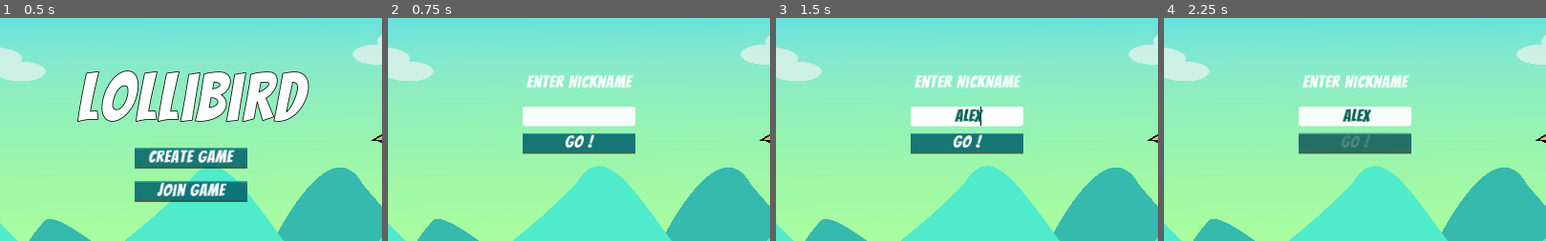
Above: before the commit, frames 1-4 (left to right).
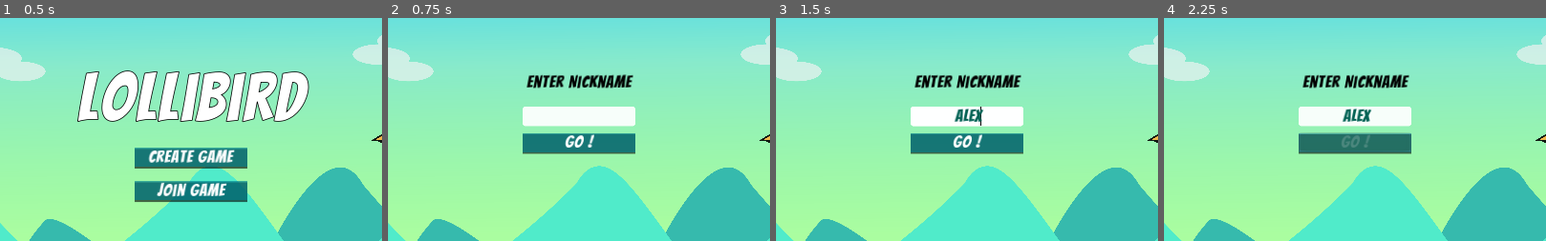
Above: after the commit, the same moments.

Repository: putskan/LolliBird
Game: Godot game, scene res://src/UI/MainMenu.tscn
Same seed, same stepped clock (60 frames per second), same inputs: the game is played once before the commit and once after it.
Inputs (mouse positions are % of the whole screen's width and height, from its top left):
- Up to frame 1 (0.5 s): no input
- Up to frame 2 (0.75 s): click "Create Game" at 0.5 s
- Up to frame 3 (1.5 s): click (50, 47) at 1.27 s; type "Alex" at 1.35 s
- Up to frame 4 (2.25 s): click "Go !" at 2 s
The pictures show only the part of the screen within x 25-75%, y 25-75%; the shares and areas given below are measured in that part.

Frame 1 is identical in both runs. In frame 2, 1.3% of the frame differs, in the area x 36-65%, y 25-32%; in frame 3, 1.3%; in frame 4, 1.3%.

Commit message:
Prettify game & map scenes, fix UI bugs

Diff:
--- a/Game/Client/src/Game/Game.gd
+++ b/Game/Client/src/Game/Game.gd
@@ -1,6 +1,7 @@
 extends MarginContainer
 
 var scoreboard_player_label_name_pattern = 'ScoreboardLabel-%d'
+var small_dynamic_font_res = preload("res://src/UI/themes/main_font_small_size.tres")
 onready var start_round_button_node = find_node('StartRoundButton', true, false)
 onready var map_node = find_node('Map', true, false)
 onready var ui_round_number_node = get_node("VBoxContainer/UIPane/Control/RoundNumber")
@@ -106,6 +107,8 @@
 			for pid in Globals.teams_players[team_name]:
 				var player_name = Globals.teams_players[team_name][pid]['player_name']
 				var player_label = Label.new()
+				var new_dyn_font = small_dynamic_font_res
+				player_label.add_font_override("font", new_dyn_font)
 				player_label.name = scoreboard_player_label_name_pattern % pid
 				player_label.text = '%s: 0' % player_name
 				parent_node.add_child(player_label)
--- a/Game/Client/src/Game/Game.tscn
+++ b/Game/Client/src/Game/Game.tscn
@@ -1,76 +1,81 @@
-[gd_scene load_steps=4 format=2]
+[gd_scene load_steps=6 format=2]
 
 [ext_resource path="res://src/Maps/Map.tscn" type="PackedScene" id=1]
 [ext_resource path="res://src/Game/Game.gd" type="Script" id=2]
 [ext_resource path="res://src/UI/GameOverPopup.tscn" type="PackedScene" id=3]
+[ext_resource path="res://src/UI/LobbyBg.tscn" type="PackedScene" id=4]
+[ext_resource path="res://src/UI/themes/main_theme.tres" type="Theme" id=5]
 
 [node name="Game" type="MarginContainer"]
 anchor_right = 1.0
 anchor_bottom = 1.0
 margin_top = 10.0
+theme = ExtResource( 5 )
 script = ExtResource( 2 )
 __meta__ = {
 "_edit_use_anchors_": false
 }
 
+[node name="LobbyBg" parent="." instance=ExtResource( 4 )]
+
 [node name="VBoxContainer" type="VBoxContainer" parent="."]
 margin_right = 1024.0
-margin_bottom = 594.0
+margin_bottom = 595.0
 
 [node name="UIPane" type="HBoxContainer" parent="VBoxContainer"]
 margin_right = 1024.0
 margin_bottom = 100.0
 rect_min_size = Vector2( 0, 100 )
 size_flags_horizontal = 5
-custom_constants/separation = 150
+custom_constants/separation = 100
 alignment = 1
 
 [node name="Team1" type="VBoxContainer" parent="VBoxContainer/UIPane"]
-margin_left = 140.0
-margin_right = 187.0
+margin_left = 179.0
+margin_right = 239.0
 margin_bottom = 100.0
 custom_constants/separation = 15
 
 [node name="Team2Label" type="Label" parent="VBoxContainer/UIPane/Team1"]
-margin_right = 47.0
-margin_bottom = 14.0
+margin_right = 60.0
+margin_bottom = 27.0
 text = "Team 1"
 
 [node name="Scoreboard" type="GridContainer" parent="VBoxContainer/UIPane/Team1"]
-margin_top = 29.0
-margin_right = 47.0
-margin_bottom = 29.0
+margin_top = 42.0
+margin_right = 60.0
+margin_bottom = 42.0
 custom_constants/hseparation = 30
 columns = 3
 
 [node name="Team2" type="VBoxContainer" parent="VBoxContainer/UIPane"]
-margin_left = 337.0
-margin_right = 384.0
+margin_left = 339.0
+margin_right = 402.0
 margin_bottom = 100.0
 custom_constants/separation = 15
 
 [node name="Team2Label" type="Label" parent="VBoxContainer/UIPane/Team2"]
-margin_right = 47.0
-margin_bottom = 14.0
+margin_right = 63.0
+margin_bottom = 27.0
 text = "Team 2"
 
 [node name="Scoreboard" type="GridContainer" parent="VBoxContainer/UIPane/Team2"]
-margin_top = 29.0
-margin_right = 47.0
-margin_bottom = 29.0
+margin_top = 42.0
+margin_right = 63.0
+margin_bottom = 42.0
 custom_constants/hseparation = 30
 columns = 3
 
 [node name="Control" type="VBoxContainer" parent="VBoxContainer/UIPane"]
-margin_left = 534.0
-margin_right = 634.0
+margin_left = 502.0
+margin_right = 644.0
 margin_bottom = 100.0
 rect_min_size = Vector2( 100, 100 )
 custom_constants/separation = 10
 
 [node name="RoundNumber" type="Label" parent="VBoxContainer/UIPane/Control"]
-margin_right = 100.0
-margin_bottom = 14.0
+margin_right = 142.0
+margin_bottom = 27.0
 text = "Round: 1/6"
 valign = 1
 __meta__ = {
@@ -78,9 +83,9 @@
 }
 
 [node name="RoundCatcher" type="Label" parent="VBoxContainer/UIPane/Control"]
-margin_top = 24.0
-margin_right = 100.0
-margin_bottom = 38.0
+margin_top = 37.0
+margin_right = 142.0
+margin_bottom = 64.0
 text = "Catcher: Team1"
 valign = 1
 __meta__ = {
@@ -88,8 +93,8 @@
 }
 
 [node name="Control2" type="Control" parent="VBoxContainer/UIPane"]
-margin_left = 784.0
-margin_right = 884.0
+margin_left = 744.0
+margin_right = 844.0
 margin_bottom = 100.0
 rect_min_size = Vector2( 100, 100 )
 __meta__ = {
@@ -97,8 +102,9 @@
 }
 
 [node name="StartRoundButton" type="Button" parent="VBoxContainer/UIPane/Control2"]
-anchor_right = 1.0
-margin_bottom = 20.0
+margin_right = 119.0
+margin_bottom = 27.0
+rect_min_size = Vector2( 125, 27 )
 size_flags_horizontal = 4
 size_flags_vertical = 4
 text = "Start Round"
--- a/Game/Client/src/Maps/Map.tscn
+++ b/Game/Client/src/Maps/Map.tscn
@@ -1,6 +1,5 @@
-[gd_scene load_steps=7 format=2]
+[gd_scene load_steps=8 format=2]
 
-[ext_resource path="res://assets/maps/map_1.jpg" type="Texture" id=1]
 [ext_resource path="res://src/Maps/Map.gd" type="Script" id=2]
 [ext_resource path="res://src/UI/CountdownVideo.tscn" type="PackedScene" id=3]
 
@@ -13,11 +12,17 @@
 [sub_resource type="RectangleShape2D" id=3]
 extents = Vector2( 12, 261.406 )
 
+[sub_resource type="Gradient" id=5]
+offsets = PoolRealArray( 0, 0.478571 )
+colors = PoolColorArray( 1, 1, 1, 1, 0, 0.505882, 0.411765, 1 )
+
+[sub_resource type="GradientTexture" id=6]
+gradient = SubResource( 5 )
+
 [node name="Map" type="NinePatchRect"]
 anchor_right = 1.0
 anchor_bottom = 1.0
 margin_bottom = -110.0
-texture = ExtResource( 1 )
 script = ExtResource( 2 )
 __meta__ = {
 "_edit_use_anchors_": false
@@ -52,7 +57,7 @@
 shape = SubResource( 1 )
 
 [node name="CollisionShape2D2" type="CollisionShape2D" parent="Borders"]
-position = Vector2( 510.458, 6.53902 )
+position = Vector2( 510.458, -4.46098 )
 shape = SubResource( 1 )
 
 [node name="CollisionShape2D3" type="CollisionShape2D" parent="Borders"]
@@ -86,4 +91,14 @@
 modulate = Color( 0.32549, 0, 0, 1 )
 position = Vector2( 1017.26, 247.622 )
 shape = SubResource( 3 )
+
+[node name="HorizontalBreak" type="TextureRect" parent="."]
+modulate = Color( 1, 1, 1, 0.54902 )
+anchor_right = 1.0
+margin_bottom = 5.0
+texture = SubResource( 6 )
+expand = true
+__meta__ = {
+"_edit_use_anchors_": false
+}
 [connection signal="finished" from="CountdownVideo" to="." method="_on_CountdownVideo_finished"]
--- a/Game/Client/src/Players/LobbyBird.tscn
+++ b/Game/Client/src/Players/LobbyBird.tscn
@@ -50,6 +50,7 @@
 margin_right = 101.0
 margin_bottom = 51.0
 custom_fonts/font = SubResource( 1 )
+custom_colors/font_color = Color( 1, 1, 1, 1 )
 text = "PlayerName"
 align = 1
 __meta__ = {
--- a/Game/Client/src/UI/GameLobby.tscn
+++ b/Game/Client/src/UI/GameLobby.tscn
@@ -1,8 +1,7 @@
-[gd_scene load_steps=5 format=2]
+[gd_scene load_steps=4 format=2]
 
 [ext_resource path="res://src/UI/themes/main_theme.tres" type="Theme" id=1]
 [ext_resource path="res://src/UI/GameLobby.gd" type="Script" id=2]
-[ext_resource path="res://src/UI/MenuBg.tscn" type="PackedScene" id=3]
 [ext_resource path="res://src/UI/LobbyBg.tscn" type="PackedScene" id=4]
 
 [node name="GameLobby" type="MarginContainer"]
@@ -68,6 +67,7 @@
 [node name="Team1Label" type="Label" parent="VBoxContainer/Teams/Team1"]
 margin_left = 5.0
 margin_top = 5.0
+custom_colors/font_color = Color( 1, 1, 1, 1 )
 text = "Team 1"
 __meta__ = {
 "_edit_use_anchors_": false
@@ -95,6 +95,7 @@
 margin_right = 69.0
 margin_bottom = 62.0
 rect_min_size = Vector2( 60, 27 )
+custom_colors/font_color = Color( 1, 1, 1, 1 )
 text = "Team 2
 "
 __meta__ = {
@@ -122,6 +123,7 @@
 margin_top = 5.0
 margin_right = 889.0
 margin_bottom = 36.0
+custom_colors/font_color = Color( 1, 1, 1, 1 )
 text = "Unassigned
 "
 __meta__ = {
@@ -137,7 +139,5 @@
 "_edit_use_anchors_": false
 }
 
-[node name="MenuBg" parent="." instance=ExtResource( 3 )]
-
 [node name="LobbyBg" parent="." instance=ExtResource( 4 )]
 [connection signal="pressed" from="VBoxContainer/HBoxContainer/StartGame" to="." method="_on_StartGame_pressed"]
--- /dev/null
+++ b/Game/Client/src/UI/themes/main_font_mid_size.tres
@@ -0,0 +1,9 @@
+[gd_resource type="DynamicFont" load_steps=2 format=2]
+
+[ext_resource path="res://assets/fonts/Bangers-Regular.ttf" type="DynamicFontData" id=1]
+
+[resource]
+size = 24
+use_filter = true
+extra_spacing_char = 1
+font_data = ExtResource( 1 )
--- /dev/null
+++ b/Game/Client/src/UI/themes/main_font_small_size.tres
@@ -0,0 +1,7 @@
+[gd_resource type="DynamicFont" load_steps=2 format=2]
+
+[ext_resource path="res://assets/fonts/Bangers-Regular.ttf" type="DynamicFontData" id=1]
+
+[resource]
+size = 14
+font_data = ExtResource( 1 )
--- a/Game/Client/src/UI/themes/main_theme.tres
+++ b/Game/Client/src/UI/themes/main_theme.tres
@@ -1,6 +1,6 @@
-[gd_resource type="Theme" load_steps=8 format=2]
+[gd_resource type="Theme" load_steps=7 format=2]
 
-[ext_resource path="res://assets/fonts/Bangers-Regular.ttf" type="DynamicFontData" id=1]
+[ext_resource path="res://src/UI/themes/main_font_mid_size.tres" type="DynamicFont" id=1]
 
 [sub_resource type="StyleBoxFlat" id=1]
 bg_color = Color( 0, 0.505882, 0.560784, 0.407843 )
@@ -29,14 +29,8 @@
 corner_radius_bottom_right = 3
 corner_radius_bottom_left = 3
 
-[sub_resource type="DynamicFont" id=5]
-size = 24
-use_filter = true
-extra_spacing_char = 1
-font_data = ExtResource( 1 )
-
 [resource]
-default_font = SubResource( 5 )
+default_font = ExtResource( 1 )
 Button/colors/font_color = Color( 1, 1, 1, 1 )
 Button/colors/font_color_disabled = Color( 0.9, 0.9, 0.9, 0.2 )
 Button/colors/font_color_hover = Color( 0.94, 0.94, 0.94, 1 )
@@ -48,6 +42,15 @@
 Button/styles/hover = SubResource( 2 )
 Button/styles/normal = SubResource( 3 )
 Button/styles/pressed = SubResource( 4 )
+Label/colors/font_color = Color( 0, 0, 0, 1 )
+Label/colors/font_color_shadow = Color( 0, 0, 0, 0 )
+Label/colors/font_outline_modulate = Color( 1, 1, 1, 1 )
+Label/constants/line_spacing = 3
+Label/constants/shadow_as_outline = 0
+Label/constants/shadow_offset_x = 1
+Label/constants/shadow_offset_y = 1
+Label/fonts/font = null
+Label/styles/normal = null
 LineEdit/colors/clear_button_color = Color( 1, 1, 1, 1 )
 LineEdit/colors/clear_button_color_pressed = Color( 1, 1, 1, 1 )
 LineEdit/colors/cursor_color = Color( 0, 0, 0, 1 )
